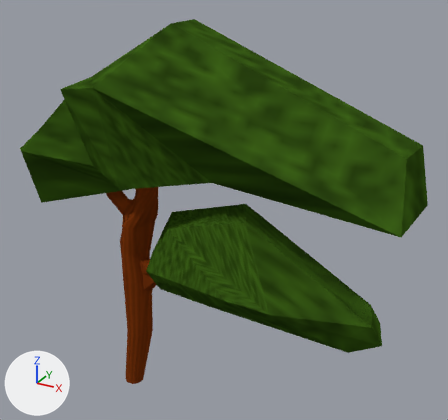
The Blender file concepte/tree1.blend as it was, and as the next commit left it.
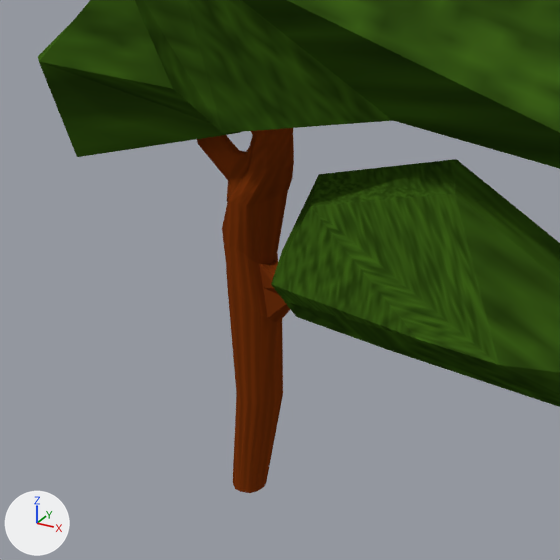
There are two pictures of each version: one whole from a 50 mm camera at (28.2, -35.0, 36.5) aimed at (7.5, 2.5, 17.8), one close up on the part from 0% to 67% of the width and 28% to 100% of the height. The axes (+X, +Y, +Z) are drawn at lower left. The lights are the same throughout.
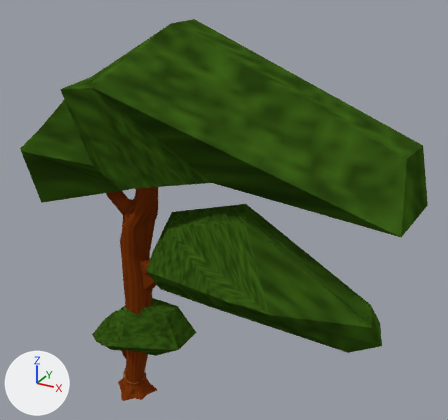
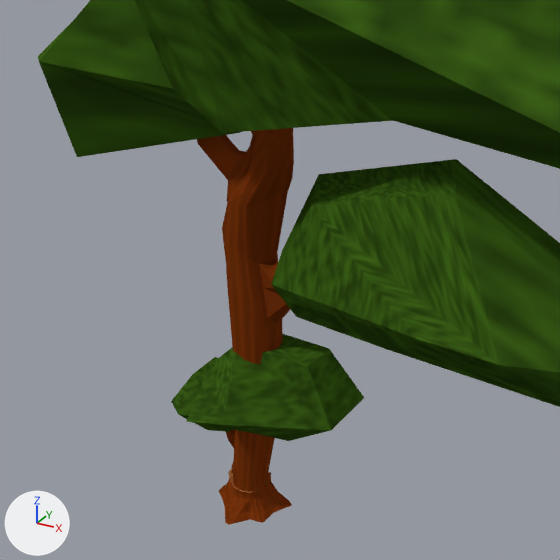
Diff of the bpy script that builds the scene:
```diff
--- a/concepte/tree1.blend.py
+++ b/concepte/tree1.blend.py
@@ ob_plane @@
 ob_plane.location = (0.0, 0.0, 0.0)
-ob_plane.hide_set(True)
@@ ob_plane_002 @@
 ob_plane_002.scale = (0.69, 0.5, 0.5)
-ob_plane_002.hide_set(True)
```

Where the change shows, as pixel boxes (x1, y1, x2, y2) in the close-ups (560 x 560 px):
'Plane.002', shown (green): after (171, 334, 364, 485)
'Plane', shown (brown): after (219, 468, 292, 525)
